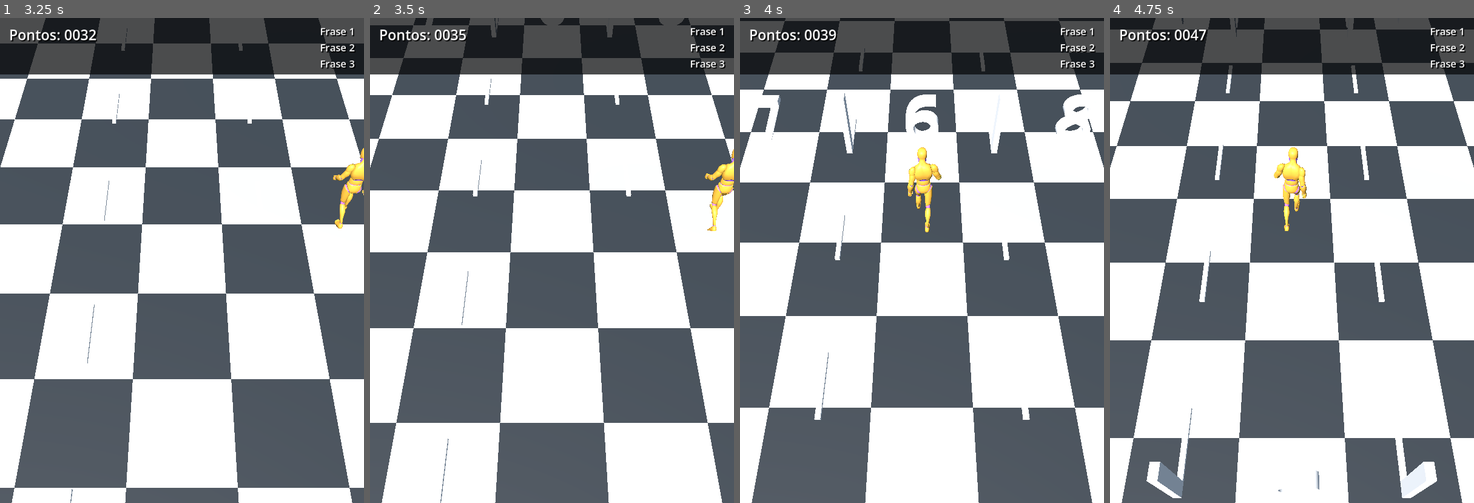
Above: before the commit, frames 1-4 (left to right).
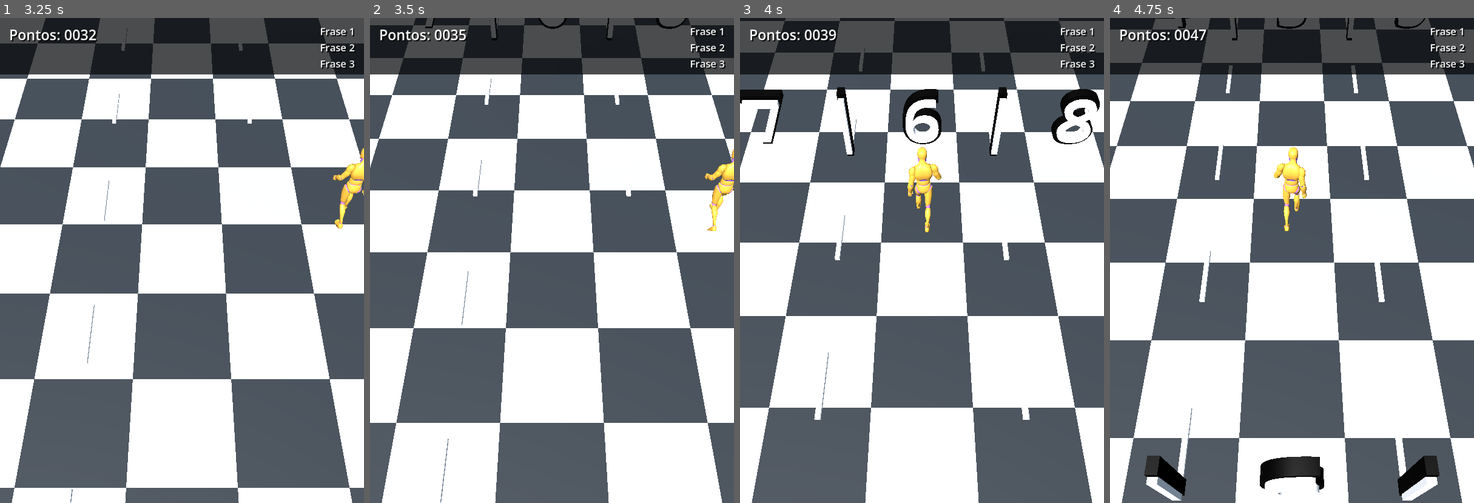
Above: after the commit, the same moments.

Repository: joaopedromsantos/CPG-2026-CTRL-Y
Game: Godot game, scene res://scenes/main.tscn
The game is run twice, just before and just after one commit, with the same random seed, the same clock (stepped at 60 frames per second) and the same inputs.
Inputs:
- Up to frame 1 (3.25 s): tap Enter at 0.5 s; hold Right 0.53-1.28 s; tap R every 0.75 s from 0.6 to 2.85 s; hold Left 1.28-2.03 s; hold Right from 2.03 s (still down)
- Up to frame 2 (3.5 s): keep holding Right
- Up to frame 3 (4 s): release Right at 3.53 s; hold Left from 3.53 s (still down); tap R at 3.6 s
- Up to frame 4 (4.75 s): keep holding Left; tap R at 4.35 s

Frame 1 is identical in both runs. In frame 2, 0.1% of the frame differs, in the area x 15-87%, y 0-5%; in frame 3, 1.5%; in frame 4, 2.1%, in the area x 9-91%, y 0-100%.

Commit message:
feat: update number label creation in RunnerBlocos to include border material

Diff:
--- a/scripts/blocos.gd
+++ b/scripts/blocos.gd
@@ -13,6 +13,7 @@
 var _rng := RandomNumberGenerator.new()
 var _mat_number: StandardMaterial3D
 var _mat_number_side: StandardMaterial3D
+var _mat_number_border: StandardMaterial3D
 
 
 func setup(lane_positions: Array[float]) -> void:
@@ -75,8 +76,33 @@
 	_mat_number_side.albedo_color = Color(0.04, 0.04, 0.05)
 	_mat_number_side.roughness = 0.45
 
+	_mat_number_border = StandardMaterial3D.new()
+	_mat_number_border.albedo_color = Color.BLACK
+	_mat_number_border.roughness = 0.4
 
-func _make_number_label(text: String) -> MeshInstance3D:
+
+func _make_number_label(text: String) -> Node3D:
+	var root := Node3D.new()
+
+	var border := _make_text_mesh(text)
+	border.name = "Borda"
+	border.scale = Vector3(1.18, 1.18, 1.0)
+	border.position.z = -0.04
+	border.set_surface_override_material(0, _mat_number_border)
+	border.set_surface_override_material(1, _mat_number_border)
+	root.add_child(border)
+
+	var front := _make_text_mesh(text)
+	front.name = "Frente"
+	front.position.z = 0.03
+	front.set_surface_override_material(0, _mat_number)
+	front.set_surface_override_material(1, _mat_number_side)
+	root.add_child(front)
+
+	return root
+
+
+func _make_text_mesh(text: String) -> MeshInstance3D:
 	var text_mesh := TextMesh.new()
 	text_mesh.text = text
 	text_mesh.font_size = 96
@@ -87,6 +113,4 @@
 
 	var mesh := MeshInstance3D.new()
 	mesh.mesh = text_mesh
-	mesh.set_surface_override_material(0, _mat_number)
-	mesh.set_surface_override_material(1, _mat_number_side)
 	return mesh
